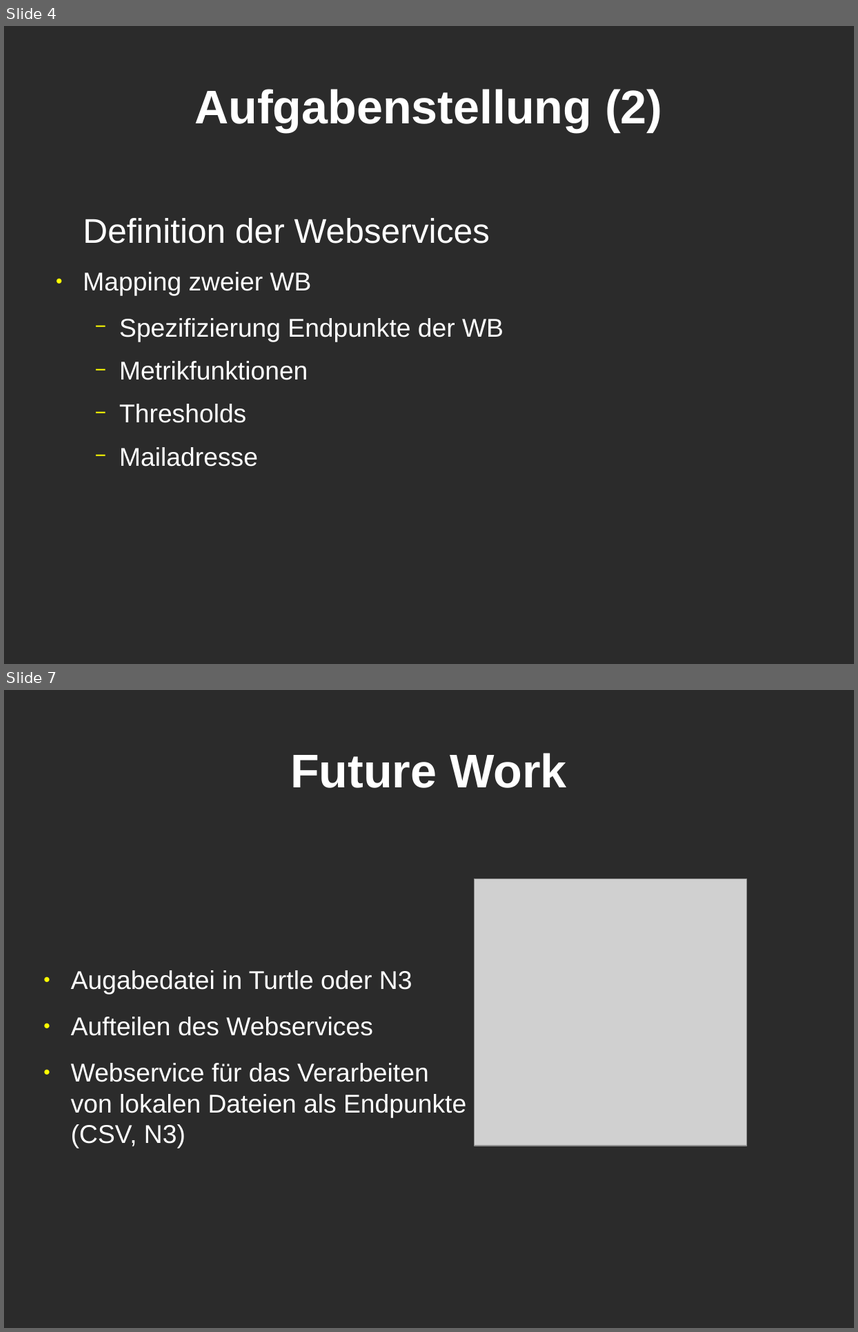
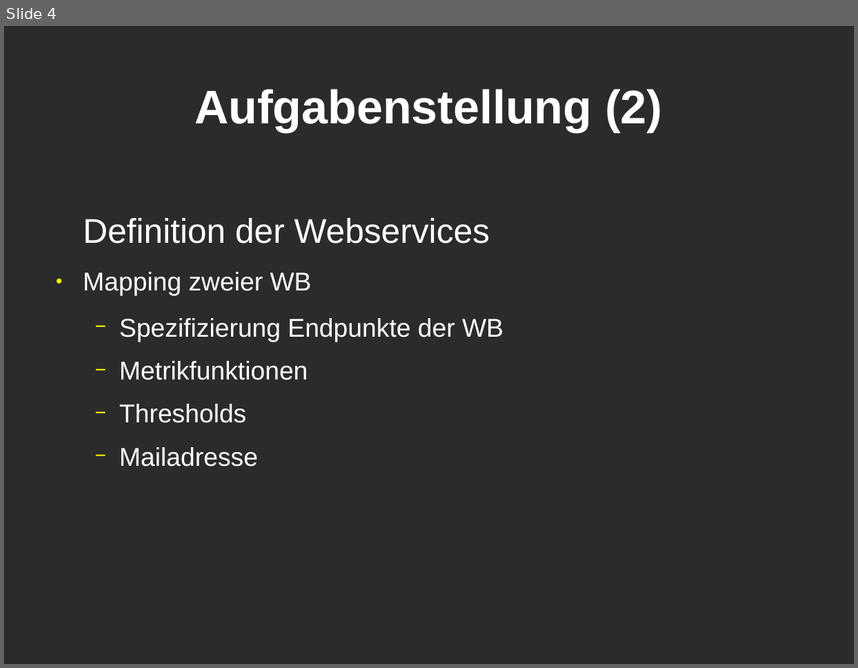
Before and after one commit to KLyko/LimesWebService, a slide deck: doc/overview_08-05-12/presentation.odp. Shown one above the other, each under a label of ours: slides 4 and 7 before the commit, slide 4 after it; the slides between them are not shown. The pictures are 858x1332 and 858x668 pixels, drawn with LibreOffice and Linux fonts; fonts in the diff are those of the drawing; grey boxes stand for pictures; background and template pictures are left out; a plain dark background stands for a picture behind light text. Boxes give left, top, right and bottom in pixels: in the first picture for what was removed or moved away, otherwise in the second. Text is boxed around its words. In the diff, an @@ line names an element or a change of style, - is before the commit and + after.

```diff
--- a/doc/overview_08-05-12/presentation.odp
+++ b/doc/overview_08-05-12/presentation.odp
@@ slide 7 removed at <box>4,690,854,1328</box>, background picture (left out) @@
@@ title removed at <box>290,753,566,788</box> @@
-Future Work
@@ picture removed at <box>475,879,747,1146</box> @@
@@ text removed at <box>71,970,466,1148</box> @@
-● Augabedatei in Turtle oder N3
-● Aufteilen des Webservices
-● Webservice für das Verarbeiten von lokalen Dateien als Endpunkte (CSV, N3)
```
Also in this commit, not shown: 2 slides changed, 4 slides added, 1 other slide removed.
